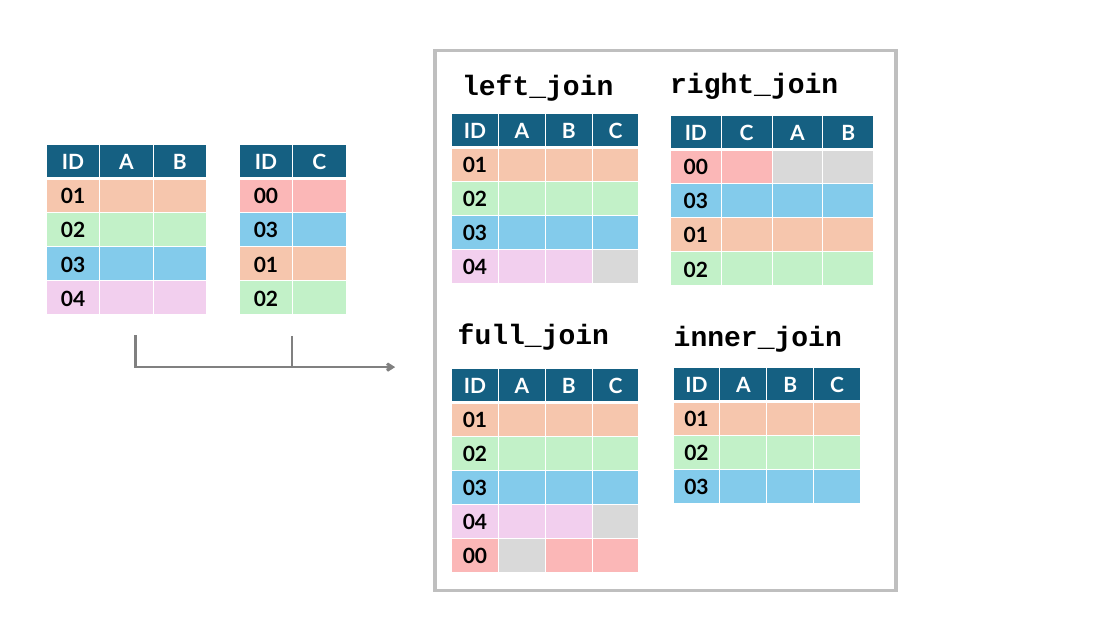
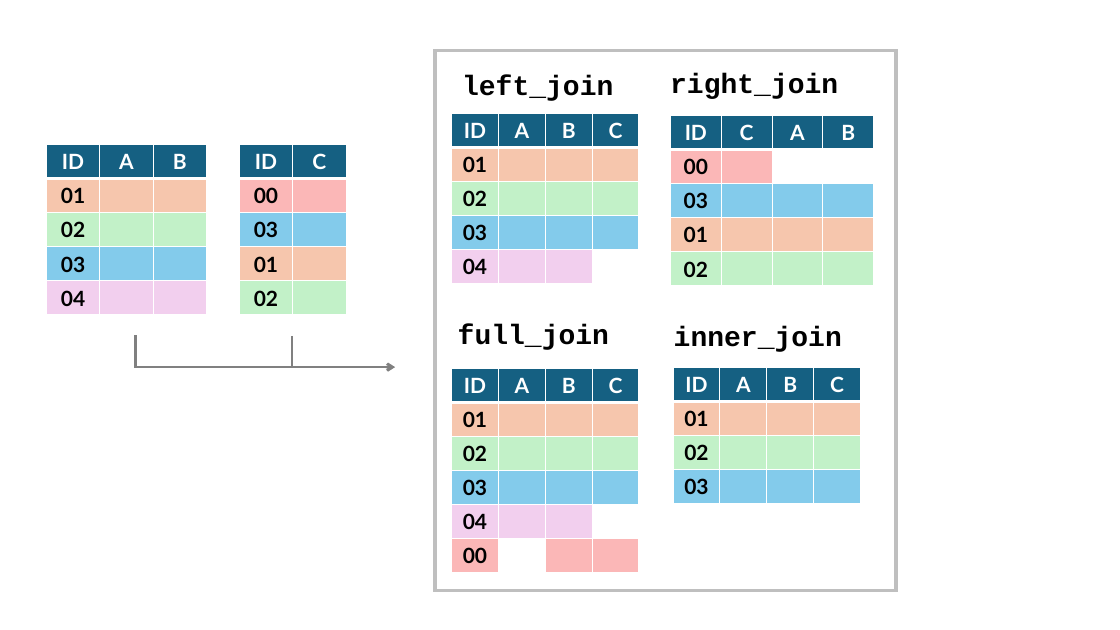
Before and after one commit to isaacfradkin/Rcourse, a slide deck: slide 3 of images and usefull code/images/New Microsoft PowerPoint Presentation.pptx. Drawn at 1120x630 pixels with LibreOffice and Linux fonts; fonts in the diff are those of the drawing. Boxes give left, top, right and bottom in pixels: in the first picture for what was removed or moved away, otherwise in the second. Text is boxed around its words. In the diff, an @@ line names an element or a change of style, - is before the commit and + after.

```diff
--- a/images and usefull code/images/New Microsoft PowerPoint Presentation.pptx
+++ b/images and usefull code/images/New Microsoft PowerPoint Presentation.pptx
@@ table at (452, 113, 640, 284) @@
@@ fill #D9D9D9 to #FFFFFF in row 5, column 4 @@
@@ table at (670, 116, 872, 287) @@
@@ fill #D9D9D9 to #FFFFFF in 2 cells @@
@@ table at (452, 369, 640, 573) @@
@@ fill #D9D9D9 to #FFFFFF in 2 cells @@
```
Also in this commit, not shown: 9 other files.
